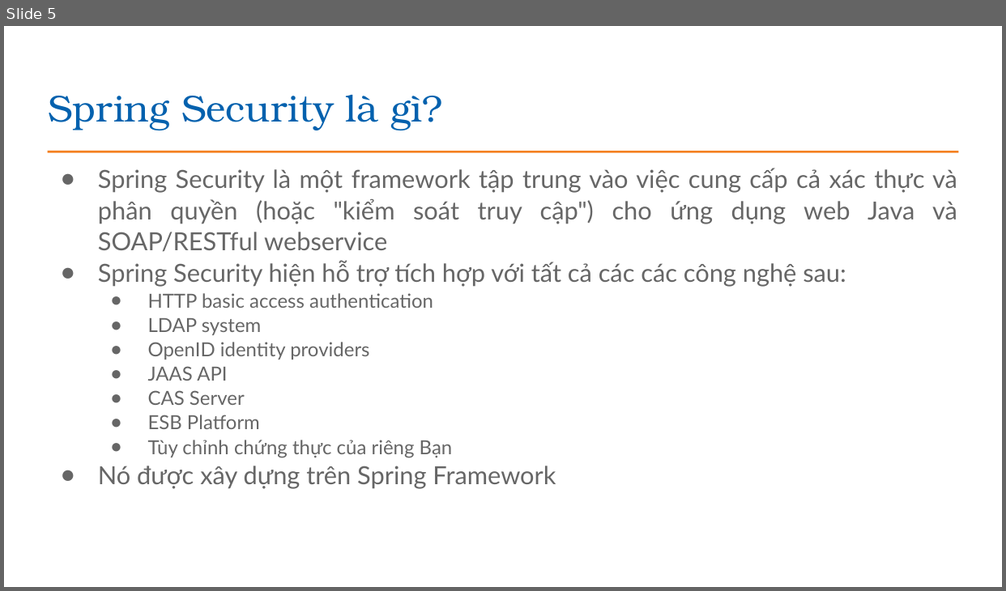
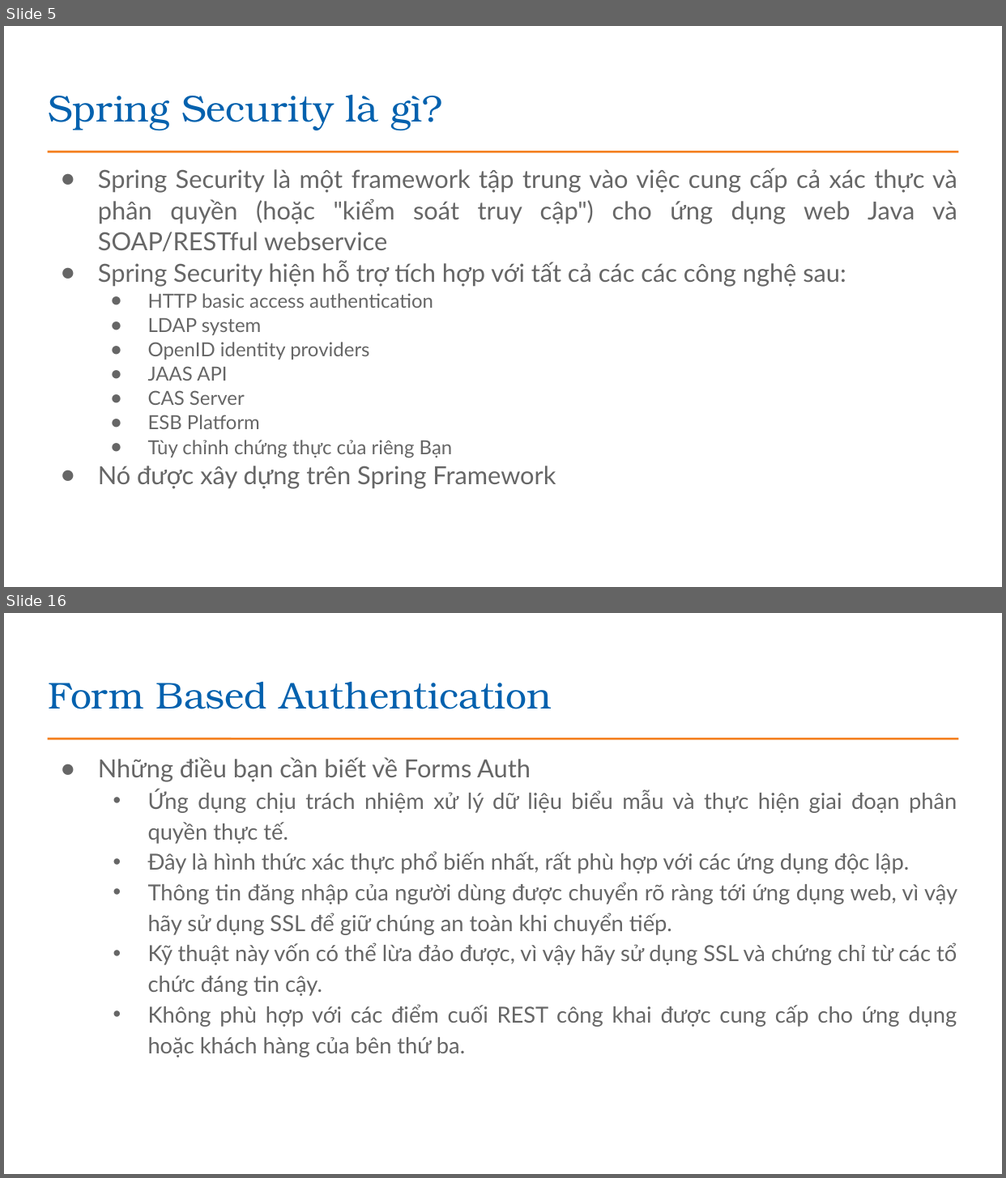
Before and after one commit to EdisonTechnologyAcademy/Java---Construction, a slide deck: presentations/Bài 25_Bao mat trong Java Spring Boot.pptx. Shown one above the other, each under a label of ours: slide 5 before the commit, slides 5 and 16 after it; the slides between them are not shown. The pictures are 1006x591 and 1006x1178 pixels, drawn with LibreOffice and Linux fonts; fonts in the diff are those of the drawing; background and template pictures are left out. Boxes give left, top, right and bottom in pixels: in the first picture for what was removed or moved away, otherwise in the second. Text is boxed around its words. In the diff, an @@ line names an element or a change of style, - is before the commit and + after.

```diff
--- a/presentations/Bài 25_Bao mat trong Java Spring Boot.pptx
+++ b/presentations/Bài 25_Bao mat trong Java Spring Boot.pptx
@@ slide 16 added at (x1=4, y1=613, x2=1002, y2=1174), background #FFFFFF; not listed: 1 template element that a slide beside it also shows @@
@@ title added at (x1=48, y1=682, x2=552, y2=709), 27 pt, text #0361AE @@
+Form Based Authentication
@@ text added at (x1=98, y1=757, x2=957, y2=1058), 16 pt, text #666666 @@
+● Những điều bạn cần biết về Forms Auth
+  • Ứng dụng chịu trách nhiệm xử lý dữ liệu biểu mẫu và thực hiện giai đoạn phân quyền thực tế.
+  • Đây là hình thức xác thực phổ biến nhất, rất phù hợp với các ứng dụng độc lập.
+  • Thông tin đăng nhập của người dùng được chuyển rõ ràng tới ứng dụng web, vì vậy hãy sử dụng SSL để giữ chúng an toàn khi chuyển tiếp.
+  • Kỹ thuật này vốn có thể lừa đảo được, vì vậy hãy sử dụng SSL và chứng chỉ từ các tổ chức đáng tin cậy.
+  • Không phù hợp với các điểm cuối REST công khai được cung cấp cho ứng dụng hoặc khách hàng của bên thứ ba.
```
Also in this commit, not shown: 1 slide changed, 11 other slides added, 2 slides removed.
